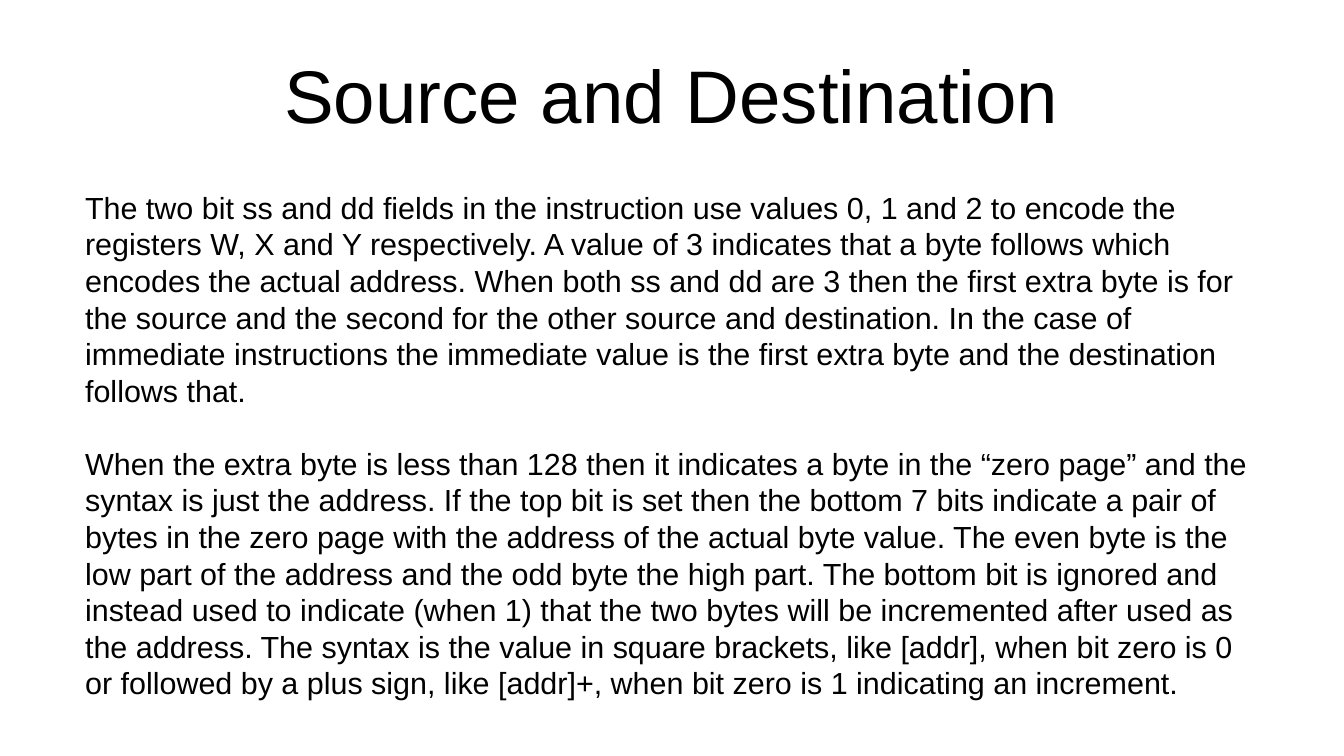
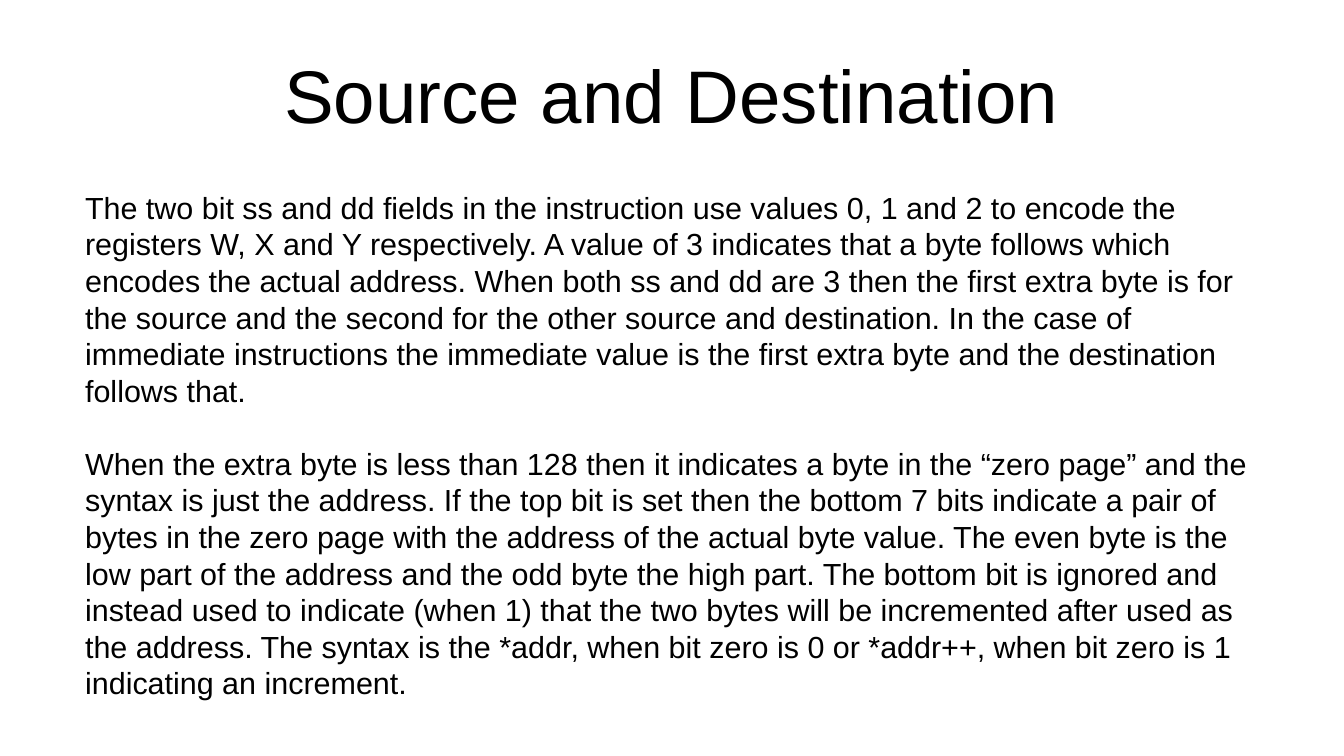
Before and after one commit to jeceljr/baby8, a slide deck: slide 6 of doc/baby8.odp. Drawn at 1344x756 pixels with LibreOffice and Linux fonts; fonts in the diff are those of the drawing. Boxes give left, top, right and bottom in pixels: in the first picture for what was removed or moved away, otherwise in the second. Text is boxed around its words. In the diff, an @@ line names an element or a change of style, - is before the commit and + after.

Commit message:
replaced [zap] and [zap]+ with *zap and *zap++, use one or more ~ for branches to free up = and > for just tests, use [ and ] for calls and returns

```diff
--- a/doc/baby8.odp
+++ b/doc/baby8.odp
@@ text at [85, 453, 1246, 700]: text changed @@
-When the extra byte is less than 128 then it indicates a byte in the “zero page” and the syntax is just the address. If the top bit is set then the bottom 7 bits indicate a pair of bytes in the zero page with the address of the actual byte value. The even byte is the low part of the address and the odd byte the high part. The bottom bit is ignored and instead used to indicate (when 1) that the two bytes will be incremented after used as the address. The syntax is the value in square brackets, like [addr], when bit zero is 0 or followed by a plus sign, like [addr]+, when bit zero is 1 indicating an increment.
+When the extra byte is less than 128 then it indicates a byte in the “zero page” and the syntax is just the address. If the top bit is set then the bottom 7 bits indicate a pair of bytes in the zero page with the address of the actual byte value. The even byte is the low part of the address and the odd byte the high part. The bottom bit is ignored and instead used to indicate (when 1) that the two bytes will be incremented after used as the address. The syntax is the *addr, when bit zero is 0 or *addr++, when bit zero is 1 indicating an increment.
```
Also in this commit, not shown: 4 other slides changed, 2 other files.
